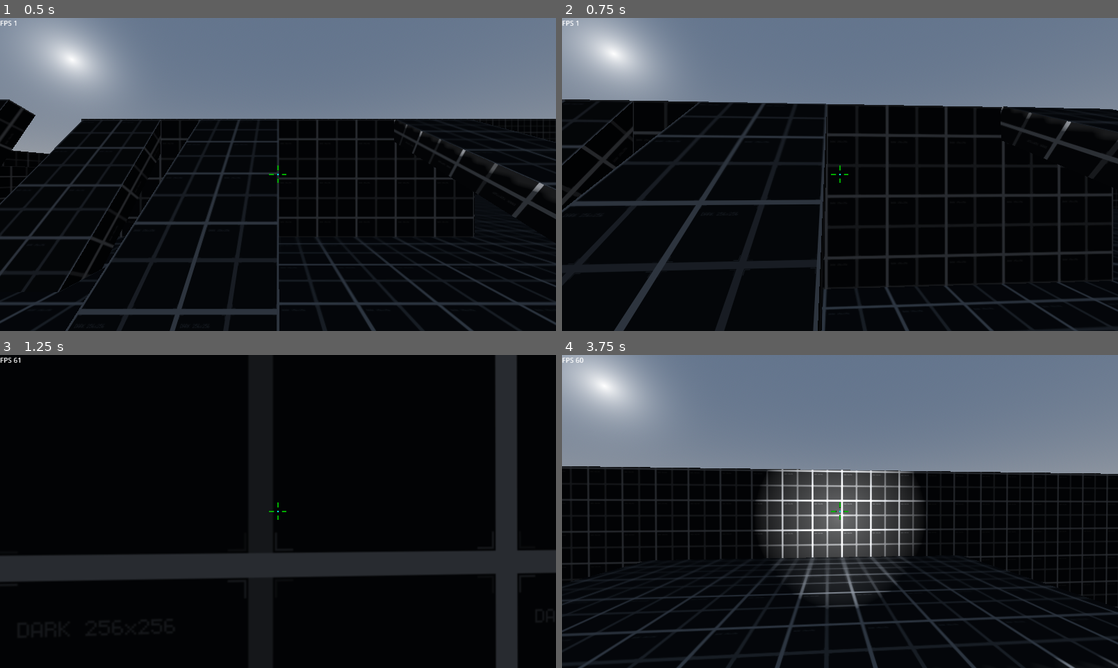
Above: before the commit, frames 1-4 (two rows, left to right).
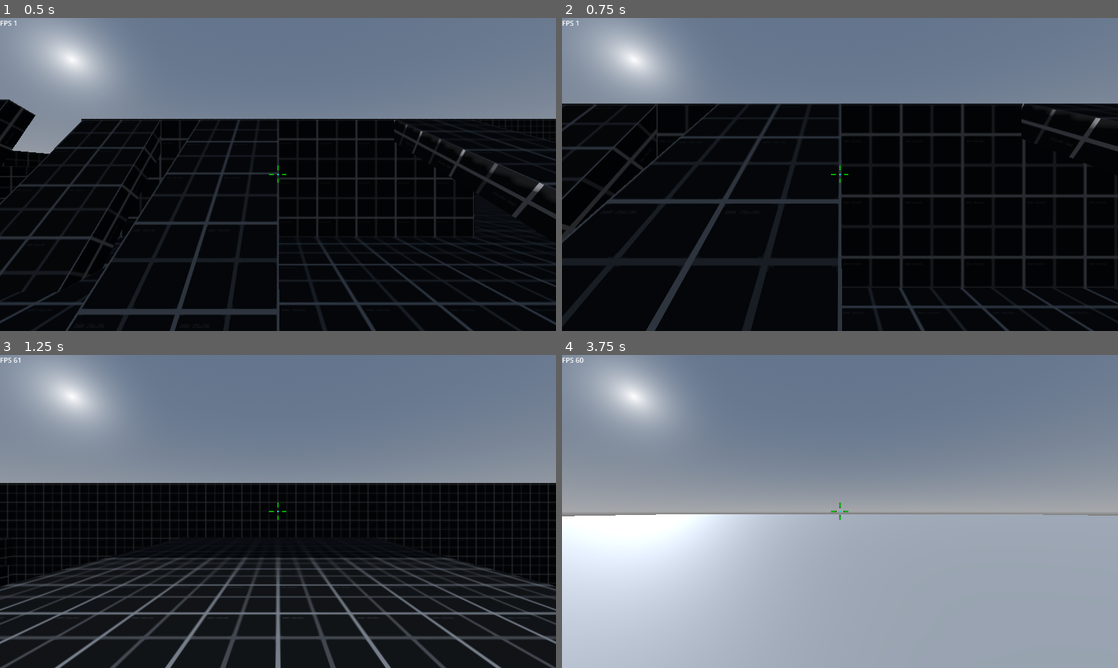
Above: after the commit, the same moments.

Repository: rbarongr/GodotFirstPersonController
Game: Godot game, scene res://Scenes/sandbox.tscn
Two runs of this game, one before a commit and one after it. Both use one fixed random seed, a clock stepped at 60 frames per second and the inputs below.
Inputs (mouse positions are in pixels of both pictures, inside the frame that each line leads up to):
- Up to frame 1 (0.5 s): no input
- Up to frame 2 (0.75 s): tap Enter at 0.5 s; move the mouse to (867, 174) at 0.52 s; hold W (move_forward) from 0.53 s (still down); tap Mouse wheel down (mouse_wheel_down) at 0.6 s
- Up to frame 3 (1.25 s): keep holding W (move_forward); tap Space (jump_default) at 0.77 s; tap Mouse wheel up (mouse_wheel_up) at 0.8 s
- Up to frame 4 (3.75 s): keep holding W (move_forward); move the mouse to (812, 511) at 1.27 s; tap Mouse wheel up (mouse_wheel_up) at 1.35, 2.3, 3.6 s; tap Space (jump_default) at 1.52, 2.75, 3.02 s; tap Mouse wheel down (mouse_wheel_down) at 1.55, 2.85 s; move the mouse to (851, 505) at 2.02 s; tap F (flashlight_toggle) at 2.1 s; move the mouse to (834, 517) at 2.77 s; move the mouse to (878, 514) at 3.52 s

Frame 1 is identical in both runs. In frame 2, 14% of the frame differs, in the area x 0-100%, y 3-100%; in frame 3, 56%; in frame 4, 65%, in the area x 0-100%, y 0-100%.
Error after the commit: Invalid access to property or key 'visible' on a base object of type 'null instance'. (res://Player/player.gd:350)

Commit message:
refactoring: starting to split player controller to more nodes

Diff:
--- /dev/null
+++ b/Player/CameraFPC.gd
@@ -0,0 +1,29 @@
+class_name CameraFPC extends Camera3D
+
+@export_range(0.1, 9.25, 0.05, "or_greater") var camera_sens: float = 4
+
+var look_dir: Vector2 # Input direction for look/aim
+
+@onready var camera_map: Camera3D = $CShapeHead/CameraMap
+@onready var player_body: CSGSphere3D = $VisibleBody
+
+# Called when the node enters the scene tree for the first time.
+func _ready():
+	pass # Replace with function body.
+
+
+# Called every frame. 'delta' is the elapsed time since the previous frame.
+func _process(delta):
+	pass
+
+func _rotate_camera(delta: float, sens_mod: float = 1.0) -> void:
+	look_dir += Input.get_vector("look_left","look_right","look_up","look_down")
+
+	rotation.y -= look_dir.x * camera_sens * sens_mod * delta
+	rotation.x = clamp(rotation.x - look_dir.y * camera_sens * sens_mod * delta, -1.5, 1.5)
+
+	#camera_map.rotation.y -= look_dir.x * camera_sens * sens_mod * delta
+	#camera_map.rotation.x = clamp(camera_map.rotation.x - look_dir.y * camera_sens * sens_mod * delta, -1.5, 1.5)
+	#player_body.rotation.y -= look_dir.x * camera_sens * sens_mod * delta
+
+	look_dir = Vector2.ZERO
--- /dev/null
+++ b/Player/CameraMap.gd
@@ -0,0 +1,26 @@
+class_name CameraMap extends Camera3D
+
+@export_range(0.1, 9.25, 0.05, "or_greater") var camera_sens: float = 4
+
+var look_dir: Vector2 # Input direction for look/aim
+
+# Called when the node enters the scene tree for the first time.
+func _ready():
+	pass # Replace with function body.
+
+
+# Called every frame. 'delta' is the elapsed time since the previous frame.
+func _process(delta):
+	pass
+
+func _input(event: InputEvent) -> void:
+	if current:
+		if Input.is_action_just_pressed("mouse_wheel_up"):
+			fov += 3
+		if Input.is_action_just_pressed("mouse_wheel_down"):
+			fov -= 3
+
+func _rotate_camera(delta: float, sens_mod: float = 1.0) -> void:
+	rotation.y -= look_dir.x * camera_sens * sens_mod * delta
+	rotation.x = clamp(rotation.x - look_dir.y * camera_sens * sens_mod * delta, -1.5, 1.5)
+	#player_body.rotation.y -= look_dir.x * camera_sens * sens_mod * delta
--- /dev/null
+++ b/Player/PlayerFlashlight.gd
@@ -0,0 +1,11 @@
+class_name PlayerFlashlight extends SpotLight3D
+
+
+# Called when the node enters the scene tree for the first time.
+func _ready() -> void:
+	hide()
+
+
+# Called every frame. 'delta' is the elapsed time since the previous frame.
+func _process(delta):
+	pass
--- a/Player/player.gd
+++ b/Player/player.gd
@@ -30,8 +30,6 @@
 
 @export_range(1, 50, 1) var swim_vertical_default = 5
 @export_range(1, 50, 1) var swim_vertical_fast = 10
-
-@export_range(0.1, 9.25, 0.05, "or_greater") var camera_sens: float = 4
 
 var speed: float = speed_run
 
@@ -72,7 +70,6 @@
 var gravity: float = ProjectSettings.get_setting("physics/3d/default_gravity")
 
 var move_dir: Vector2 # Input direction for movement
-var look_dir: Vector2 # Input direction for look/aim
 
 var walk_vel: Vector3 # Walking velocity
 var grav_vel: Vector3 # Gravity velocity
@@ -80,7 +77,7 @@
 
 @onready var player: Player = $Player
 @onready var player_capsule: CollisionShape3D = $CShapeBody
-@onready var camera_fp: Camera3D = $CShapeHead/CameraFirstPerson
+@onready var camera_fp: Camera3D = $CShapeHead/CameraFPC
 @onready var camera_map: Camera3D = $CShapeHead/CameraMap
 @onready var flashlight: SpotLight3D = $CShapeHead/CameraFirstPerson/PlayerFlashlight
 @onready var raycast_up: RayCast3D = $CShapeHead/RayTop
@@ -93,10 +90,9 @@
 
 func _ready() -> void:
 	capture_mouse()
-	flashlight.hide()
-
-func _input(event: InputEvent) -> void:
-	if event is InputEventMouseMotion: look_dir = event.relative * 0.01
+
+func _input(_event: InputEvent) -> void:
+	#if event is InputEventMouseMotion: look_dir = event.relative * 0.01
 
 	if Input.is_action_just_pressed("move_walk"):
 		state_speed_current = SpeedStates.WALK
@@ -143,18 +139,14 @@
 	if Input.is_action_just_released("jump_high"):
 		state_jump_current = JumpStates.NO
 
-	if camera_map.current:
-		if Input.is_action_just_pressed("mouse_wheel_up"):
-			camera_map.fov += 3
-		if Input.is_action_just_pressed("mouse_wheel_down"):
-			camera_map.fov -= 3
-
 	if Input.is_action_just_pressed("exit"): get_tree().quit()
 
 func _physics_process(delta: float) -> void:
-	if mouse_captured: _rotate_camera(delta)
+	if mouse_captured:
+		camera_fp._rotate_camera(delta)
+		camera_map._rotate_camera(delta)
+
 	velocity = _walk(delta) + _gravity(delta) + _jump(delta)
-	print(velocity.abs())
 	move_and_slide()
 
 func capture_mouse() -> void:
@@ -164,18 +156,6 @@
 func release_mouse() -> void:
 	Input.set_mouse_mode(Input.MOUSE_MODE_VISIBLE)
 	mouse_captured = false
-
-func _rotate_camera(delta: float, sens_mod: float = 1.0) -> void:
-	look_dir += Input.get_vector("look_left","look_right","look_up","look_down")
-
-	camera_fp.rotation.y -= look_dir.x * camera_sens * sens_mod * delta
-	camera_fp.rotation.x = clamp(camera_fp.rotation.x - look_dir.y * camera_sens * sens_mod * delta, -1.5, 1.5)
-
-	camera_map.rotation.y -= look_dir.x * camera_sens * sens_mod * delta
-	#camera_map.rotation.x = clamp(camera_map.rotation.x - look_dir.y * camera_sens * sens_mod * delta, -1.5, 1.5)
-	player_body.rotation.y -= look_dir.x * camera_sens * sens_mod * delta
-
-	look_dir = Vector2.ZERO
 
 func _walk(delta: float) -> Vector3:
 	player_adjust_speed()
--- a/Player/player.tscn
+++ b/Player/player.tscn
@@ -1,8 +1,11 @@
-[gd_scene load_steps=7 format=3 uid="uid://cdk6hwb4hi2wc"]
+[gd_scene load_steps=10 format=3 uid="uid://cdk6hwb4hi2wc"]
 
 [ext_resource type="Script" path="res://Player/player.gd" id="1_uak8h"]
 [ext_resource type="Texture2D" uid="uid://57f5ku7qlfsv" path="res://Assets/crosshair.png" id="2_1s7lu"]
+[ext_resource type="Script" path="res://Player/PlayerFlashlight.gd" id="2_cxcug"]
+[ext_resource type="Script" path="res://Player/CameraFPC.gd" id="2_jsan7"]
 [ext_resource type="Script" path="res://Player/FPSCounter.gd" id="3_ngb8k"]
+[ext_resource type="Script" path="res://Player/CameraMap.gd" id="3_peg4c"]
 
 [sub_resource type="CapsuleShape3D" id="CapsuleShape3D_3rsb5"]
 radius = 0.357319
@@ -30,12 +33,13 @@
 transform = Transform3D(1, 0, 0, 0, 1, 0, 0, 0, 1, 0, 1.49999, 0)
 shape = SubResource("SphereShape3D_0jyoh")
 
-[node name="CameraFirstPerson" type="Camera3D" parent="CShapeHead"]
+[node name="CameraFPC" type="Camera3D" parent="CShapeHead"]
 transform = Transform3D(1, 0, 0, 0, 1, 0, 0, 0, 1, 0, 0.00145996, 0)
 current = true
 fov = 80.0
+script = ExtResource("2_jsan7")
 
-[node name="PlayerFlashlight" type="SpotLight3D" parent="CShapeHead/CameraFirstPerson"]
+[node name="PlayerFlashlight" type="SpotLight3D" parent="CShapeHead/CameraFPC"]
 transform = Transform3D(1, 0, 0, 0, 1, 0, 0, 0, 1, 0, -0.197474, 0)
 light_energy = 100.0
 light_size = 0.5
@@ -44,8 +48,9 @@
 spot_range = 50.0
 spot_angle = 25.0
 spot_angle_attenuation = 4.0
+script = ExtResource("2_cxcug")
 
-[node name="CenterContainer" type="CenterContainer" parent="CShapeHead/CameraFirstPerson"]
+[node name="CenterContainer" type="CenterContainer" parent="CShapeHead/CameraFPC"]
 anchors_preset = 8
 anchor_left = 0.5
 anchor_top = 0.5
@@ -60,12 +65,12 @@
 size_flags_horizontal = 4
 size_flags_vertical = 4
 
-[node name="TextureRect" type="TextureRect" parent="CShapeHead/CameraFirstPerson/CenterContainer"]
+[node name="TextureRect" type="TextureRect" parent="CShapeHead/CameraFPC/CenterContainer"]
 layout_mode = 2
 texture = ExtResource("2_1s7lu")
 stretch_mode = 5
 
-[node name="CollisionRayCrosshair" type="RayCast3D" parent="CShapeHead/CameraFirstPerson"]
+[node name="CollisionRayCrosshair" type="RayCast3D" parent="CShapeHead/CameraFPC"]
 target_position = Vector3(0, 0, -100)
 
 [node name="RayTop" type="RayCast3D" parent="CShapeHead"]
@@ -80,6 +85,7 @@
 [node name="CameraMap" type="Camera3D" parent="CShapeHead"]
 transform = Transform3D(1, 0, 0, 0, -4.37114e-08, 1, 0, -1, -4.37114e-08, 0, 40, 0)
 size = 20.0
+script = ExtResource("3_peg4c")
 
 [node name="VisibleBody" type="CSGSphere3D" parent="."]
 transform = Transform3D(1, 0, 0, 0, 1, 0, 0, 0, 1, 0, 0.827538, 0)
